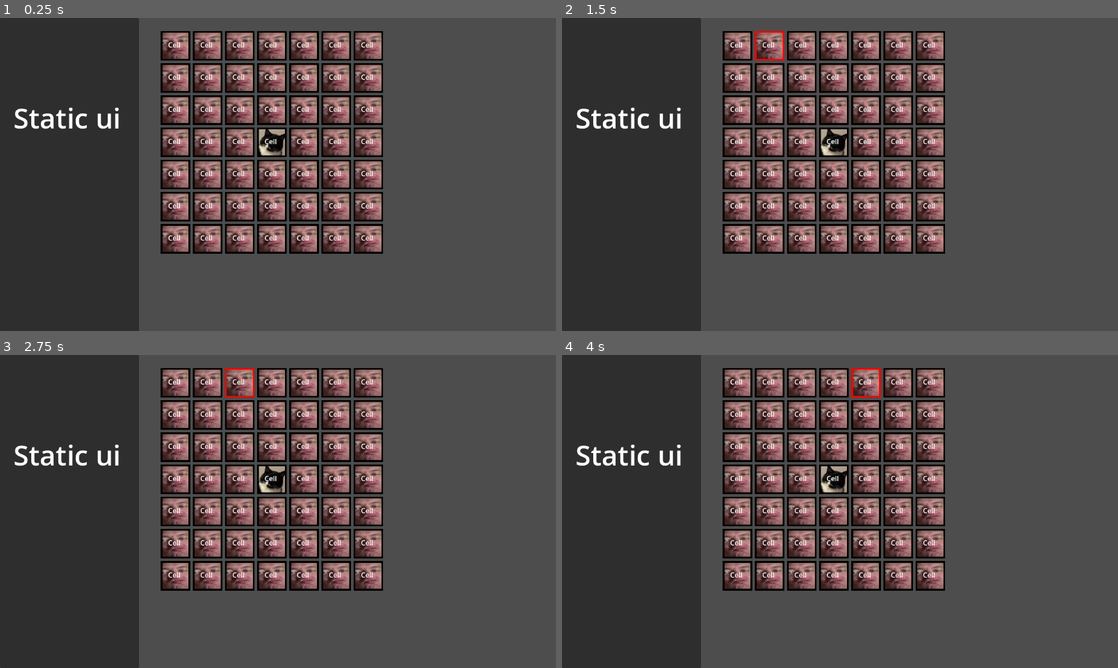
Above: before the commit, frames 1-4 (two rows, left to right).
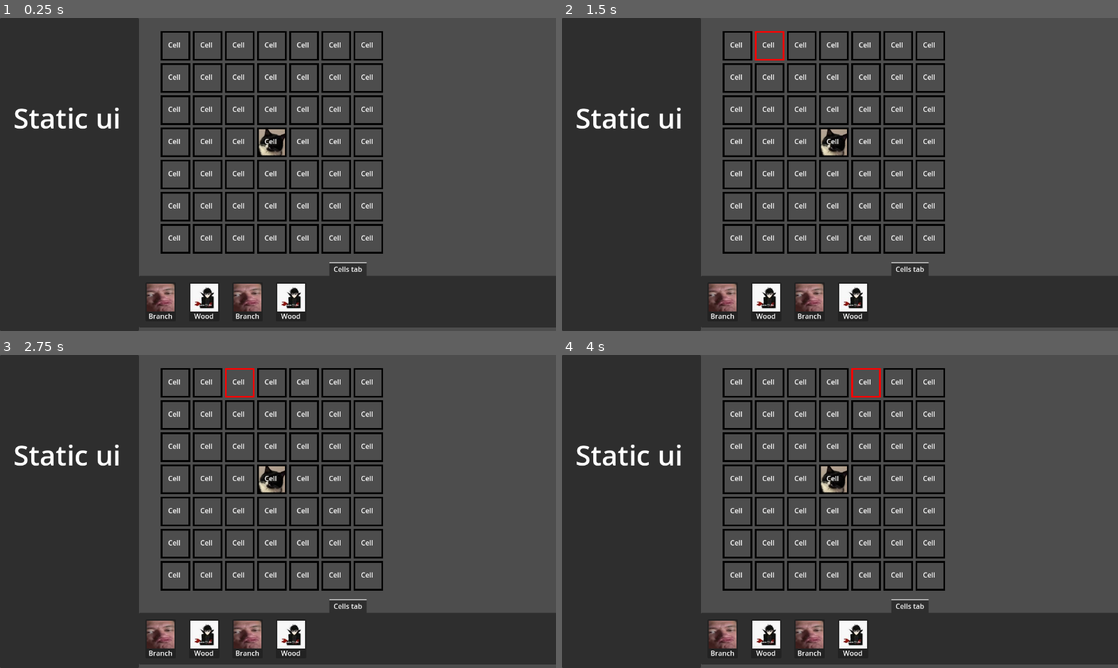
Above: after the commit, the same moments.

Repository: C0ldSt33l/Animal-raft
Game: Godot game, scene res://raft/raft editor.tscn
Two runs of this game, one before a commit and one after it. Both use one fixed random seed, a clock stepped at 60 frames per second and the inputs below.
Inputs:
- Up to frame 1 (0.25 s): no input
- Up to frame 2 (1.5 s): click "Cell" at 0.5 s; click "Cell" at 1.25 s
- Up to frame 3 (2.75 s): click "Cell" at 2 s
- Up to frame 4 (4 s): click "Cell" at 2.75 s; click "Cell" at 3.5 s

The runs differ from the first frame. In frame 1, 29% of the frame differs, in the area x 25-100%, y 4-99%; in frame 2, 29%; in frame 3, 29%; in frame 4, 29%.

Commit message:
add menu for cells/animals/buildings and some refactor

Diff:
--- /dev/null
+++ b/raft/available_object_menu.gd
@@ -0,0 +1,12 @@
+extends TabContainer
+
+
+@onready var cells_tab := $"Cells tab" as ObjectTab
+
+
+func _ready() -> void:
+	self.cells_tab.add_cards({
+		'Branch': Cell.TEXTURE_ARRAY[Cell.CELL_TEXTURE.BRANCH_CELL],
+		'Wood': Cell.TEXTURE_ARRAY[Cell.CELL_TEXTURE.WOOD_CELL],
+	})
+	pass
--- /dev/null
+++ b/raft/available_object_menu.tscn
@@ -0,0 +1,19 @@
+[gd_scene load_steps=3 format=3 uid="uid://dvl5sttc45as0"]
+
+[ext_resource type="Script" path="res://raft/available_object_menu.gd" id="1_h1rtq"]
+[ext_resource type="PackedScene" uid="uid://dr5f66qxncqiw" path="res://raft/object tab.tscn" id="2_cxwf8"]
+
+[node name="Available object menu" type="TabContainer"]
+anchors_preset = 15
+anchor_right = 1.0
+anchor_bottom = 1.0
+offset_bottom = -570.0
+grow_horizontal = 2
+grow_vertical = 2
+tab_alignment = 1
+current_tab = 0
+script = ExtResource("1_h1rtq")
+
+[node name="Cells tab" parent="." instance=ExtResource("2_cxwf8")]
+layout_mode = 2
+metadata/_tab_index = 0
--- a/raft/cell.gd
+++ b/raft/cell.gd
@@ -33,22 +33,30 @@
 static var VOID_CELL := create().apply({
 	'material_type': MATERIAL_TYPE.VOID,
 	'texture_normal': null,
-})
+}) :
+	get:
+		return VOID_CELL.duplicate()
 static var CENTERE_CELL := create().apply({
 	'material_type': MATERIAL_TYPE.VOID,
 	'texture_normal': TEXTURE_ARRAY[CELL_TEXTURE.CENTRE_CELL],
-})
+}) :
+	get:
+		return CENTERE_CELL.duplicate()
 static var BRANCH_CELL := create().apply({
 	'material_type': MATERIAL_TYPE.BRANCH,
 	'texture_normal': TEXTURE_ARRAY[CELL_TEXTURE.BRANCH_CELL],
-})
+}) :
+	get:
+		return BRANCH_CELL.duplicate()
 static var WOOD_CELL := create().apply({
 	'material_type': MATERIAL_TYPE.BRANCH,
 	'texture_normal': TEXTURE_ARRAY[CELL_TEXTURE.WOOD_CELL],
-})
-
+}) :
+	get:
+		return WOOD_CELL.duplicate()
 
 @export var health: int
+# var pos_in_raft := Vector2i(0, 0)
 
 var store_unit: Object = null
 var material_type: MATERIAL_TYPE :
@@ -61,9 +69,8 @@
 var border_color := Color.BLACK
 
 
-func _ready() -> void:
-	#self.hide()
-	pass
+# func _ready() -> void:
+# 	self.hide()
 
 
 func _draw() -> void:
@@ -122,4 +129,5 @@
 
 
 func _on_pressed() -> void:
-	self.texture_normal = self.TEXTURE_ARRAY[1]
+	# self.texture_normal = self.TEXTURE_ARRAY[1]
+	pass
--- /dev/null
+++ b/raft/object tab.tscn
@@ -0,0 +1,19 @@
+[gd_scene load_steps=2 format=3 uid="uid://dr5f66qxncqiw"]
+
+[ext_resource type="Script" path="res://raft/object_tab.gd" id="1_uxioh"]
+
+[node name="ObjectTab" type="TabBar"]
+script = ExtResource("1_uxioh")
+
+[node name="MarginContainer" type="MarginContainer" parent="."]
+layout_mode = 0
+offset_right = 40.0
+offset_bottom = 40.0
+theme_override_constants/margin_left = 15
+theme_override_constants/margin_top = 15
+theme_override_constants/margin_right = 15
+theme_override_constants/margin_bottom = 15
+
+[node name="HBoxContainer" type="HBoxContainer" parent="MarginContainer"]
+layout_mode = 2
+theme_override_constants/separation = 100
--- /dev/null
+++ b/raft/object_card.gd
@@ -0,0 +1,30 @@
+class_name ObjectCard
+extends Control
+
+
+const _scene := preload('res://raft/object_card.tscn')
+
+const CARD_SIZE := Vector2i(70, 90)
+
+@onready var texture_rect := $"Panel/Object texture" as TextureRect
+@onready var name_label := $"Panel/Object name" as Label
+
+var texture: Texture2D :
+	set(value):
+		self.texture_rect.texture = value
+	get:
+		return self.texture_rect.texture
+var text: String :
+	set(value):
+		self.name_label.text = value
+	get:
+		return self.name_label.text
+
+
+func _ready() -> void:
+	print("it's fucking joke! FUCK FUCK FUCK FUCK FUCK FUCK FUCK")
+
+
+func setup(name: String, texture: Texture2D) -> void:
+	self.text = name
+	self.texture = texture
--- /dev/null
+++ b/raft/object_card.tscn
@@ -0,0 +1,44 @@
+[gd_scene load_steps=3 format=3 uid="uid://5moaj3q465yq"]
+
+[ext_resource type="Script" path="res://raft/object_card.gd" id="1_56jkf"]
+[ext_resource type="Texture2D" uid="uid://xykxfrlygiph" path="res://raft/centre_cell.jpg" id="2_5abkp"]
+
+[node name="Object card" type="Control"]
+layout_mode = 3
+anchors_preset = 15
+anchor_right = 1.0
+anchor_bottom = 1.0
+grow_horizontal = 2
+grow_vertical = 2
+script = ExtResource("1_56jkf")
+
+[node name="Panel" type="Panel" parent="."]
+layout_mode = 0
+offset_right = 70.0
+offset_bottom = 90.0
+
+[node name="Object texture" type="TextureRect" parent="Panel"]
+layout_mode = 1
+anchors_preset = 8
+anchor_left = 0.5
+anchor_top = 0.5
+anchor_right = 0.5
+anchor_bottom = 0.5
+offset_left = -32.0
+offset_top = -42.0
+offset_right = 32.0
+offset_bottom = 22.0
+grow_horizontal = 2
+grow_vertical = 2
+texture = ExtResource("2_5abkp")
+
+[node name="Object name" type="Label" parent="Panel"]
+layout_mode = 1
+anchors_preset = -1
+offset_left = 3.0
+offset_top = 66.0
+offset_right = 67.0
+offset_bottom = 89.0
+text = "Center"
+horizontal_alignment = 1
+vertical_alignment = 1
--- /dev/null
+++ b/raft/object_tab.gd
@@ -0,0 +1,30 @@
+class_name ObjectTab
+extends TabBar
+
+
+@onready var _obj_container := $MarginContainer/HBoxContainer as HBoxContainer
+
+
+func _ready() -> void:
+	self.add_cards({
+		'Branch': Cell.TEXTURE_ARRAY[Cell.CELL_TEXTURE.BRANCH_CELL],
+		'Wood': Cell.TEXTURE_ARRAY[Cell.CELL_TEXTURE.WOOD_CELL],
+	})
+
+	#print(self._obj_container.get_child_count())
+	#print(self._obj_container.get_children())
+	#for card in self._obj_container.get_children() as Array[ObjectCard]:
+		#print(card.object_name.text)
+	#print('----')
+	#for card in self.obj_array:
+		#print(card.object_name.text)
+
+
+func add_cards(data: Dictionary) -> void:
+	for name in data:
+		var card := ObjectCard._scene.instantiate() as ObjectCard
+		self._obj_container.add_child(card)
+
+		card.setup(name, data[name])
+		#card.text = name
+		#card.texture = data[name]
--- a/raft/raft editor.tscn
+++ b/raft/raft editor.tscn
@@ -1,7 +1,8 @@
-[gd_scene load_steps=3 format=3 uid="uid://bsgfahli3bfsh"]
+[gd_scene load_steps=4 format=3 uid="uid://bsgfahli3bfsh"]
 
 [ext_resource type="PackedScene" uid="uid://ctdk6gh38vany" path="res://raft/raft.tscn" id="1_mw8v2"]
 [ext_resource type="Script" path="res://raft/raft_editor.gd" id="1_yecm0"]
+[ext_resource type="PackedScene" uid="uid://dvl5sttc45as0" path="res://raft/available_object_menu.tscn" id="3_pvno0"]
 
 [node name="RaftEditor" type="Node2D"]
 script = ExtResource("1_yecm0")
@@ -26,3 +27,12 @@
 theme_override_font_sizes/font_size = 64
 text = "Static ui"
 metadata/_edit_lock_ = true
+
+[node name="Available object menu" parent="." instance=ExtResource("3_pvno0")]
+anchors_preset = 12
+anchor_top = 1.0
+offset_left = 320.0
+offset_top = 562.0
+offset_right = 1282.0
+offset_bottom = 712.0
+grow_vertical = 0
--- a/raft/raft.gd
+++ b/raft/raft.gd
@@ -16,17 +16,19 @@
 	var cur_pos := Vector2i.ZERO
 	for row in range(self.ARRAY_SIZE.x):
 		for col in range(self.ARRAY_SIZE.y):
-			var cell := Cell.BRANCH_CELL.duplicate() as Cell
+			var cell := Cell.VOID_CELL
 			cell.position = cur_pos
+			# cell.hide()
+
 			self.cells.append(cell)
+			self.add_child(cell)
+
 			cur_pos.x += Cell.CELL_SIZE.x + 10
-
-			self.add_child(cell)
 
 		cur_pos.y += Cell.CELL_SIZE.y + 10
 		cur_pos.x = 0
 
-	self._make_cells_enabled([
+	self._make_cells_visible([
 		self.CENTRE_CELL_POS,
 
 		self.CENTRE_CELL_POS + Vector2i(1, 1),
@@ -41,13 +43,17 @@
 		self.CENTRE_CELL_POS + Vector2i(-1, 0),
 	])
 
-	self.replace_cell(self.CENTRE_CELL_POS, Cell.CENTERE_CELL.duplicate())
+	self.change_cell(self.CENTRE_CELL_POS, Cell.CENTERE_CELL)
 
 
-func change_cell(pos: Vector2i, new_cell: Cell) -> void:
-	print('pos: ', pos)
-	print('new cell: ', new_cell)
-	print('old cell: ', self.get_cell(pos))
+func change_cell(pos: Vector2i, cell: Cell) -> void:
+	var index := pos.x * self.ARRAY_SIZE.x + pos.y
+	cell.position =  self.cells[index].position
+
+	remove_child(self.cells[index])
+
+	self.cells[index] = cell
+	add_child(cell)
 
 
 func get_cell(pos: Vector2i) -> Cell:
@@ -61,16 +67,6 @@
 	return self.get_cell(self.CENTRE_CELL_POS)
 
 
-func replace_cell(pos: Vector2i, cell: Cell) -> void:
-	var index := pos.x * self.ARRAY_SIZE.x + pos.y
-	cell.position =  self.cells[index].position
-
-	remove_child(self.cells[index])
-
-	self.cells[index] = cell
-	add_child(cell)
-
-
 func _swap_cells(pos_1: Vector2i, pos_2: Vector2i) -> void:
 	var cell_1 := self.get_cell(pos_1)
 	var cell_2 := self.get_cell(pos_2)
@@ -80,7 +76,7 @@
 	cell_2.position = tmp_pos
 
 
-func _make_cells_enabled(positions: Array[Vector2i]) -> void:
+func _make_cells_visible(positions: Array[Vector2i]) -> void:
 	for pos in positions:
 		var cell := self.get_cell(pos)
 		# cell.disabled = false
--- a/raft/raft_editor.gd
+++ b/raft/raft_editor.gd
@@ -2,9 +2,10 @@
 
 
 var selected_raft_cell: Cell = null
-var selected_animal: Object = null
-var selected_building: Object = null
+var selected_object: Object = null
+
+@onready var raft := $Raft as Raft
 
 
 func _process(_delta: float) -> void:
-	pass
+	var new_cell := Cell.WOOD_CELL
Not shown, added: raft/obj1483.tmp
Not shown, changed: raft/tasks.md
